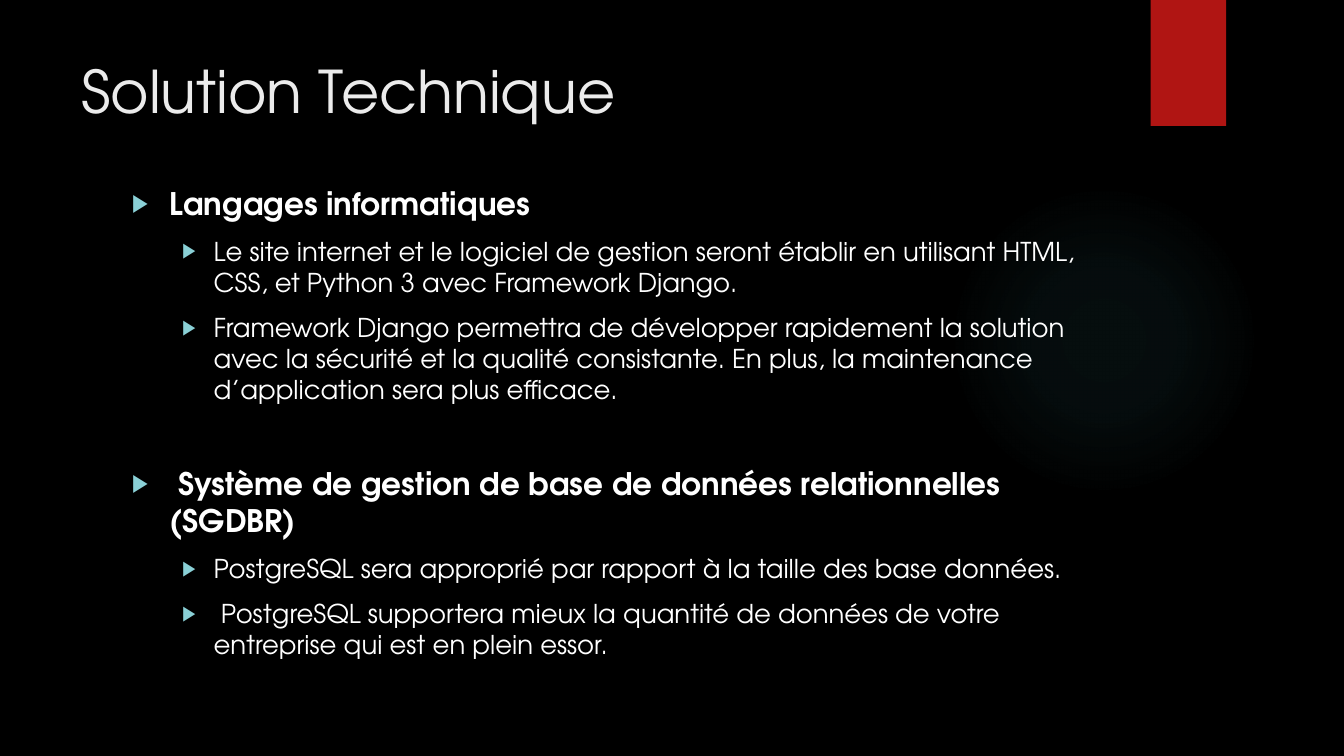
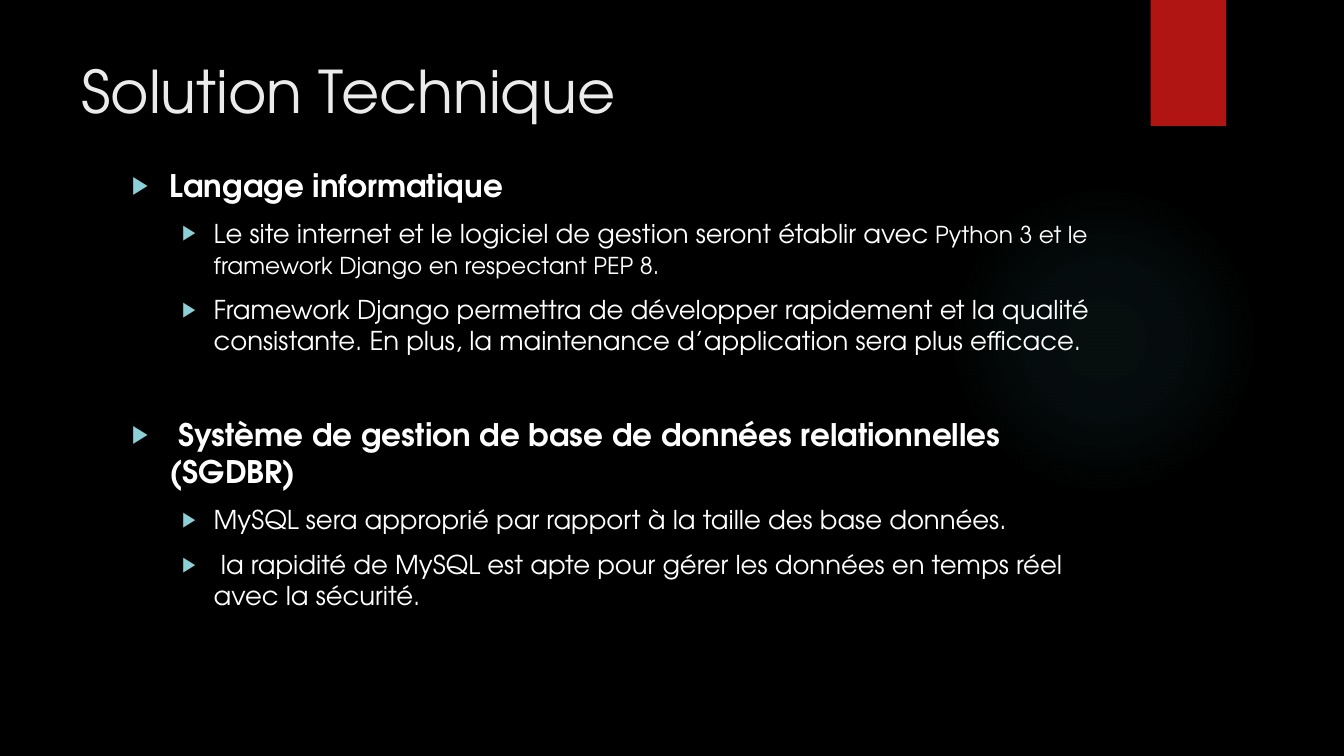
Before and after one commit to delattr/oc-pizza, a slide deck: slide 20 of OC PIZZA presentation.pptx (slide 17 before the commit). Drawn at 1344x756 pixels with LibreOffice and Linux fonts; fonts in the diff are those of the drawing; background and template pictures are left out. Boxes give left, top, right and bottom in pixels: in the first picture for what was removed or moved away, otherwise in the second. Text is boxed around its words. In the diff, an @@ line names an element or a change of style, - is before the commit and + after.

Commit message:
'modified'

```diff
--- a/OC PIZZA presentation.pptx
+++ b/OC PIZZA presentation.pptx
@@ text "Langage informatique": place and size @@
-text "Langage informatique" at (170, 191, 1075, 659)
+text "Langage informatique" at (170, 173, 1089, 606)
@@ text at (170, 173, 1089, 355): text changed @@
-▶ Langages informatiques
-  ▶ Le site internet et le logiciel de gestion seront établir en utilisant HTML, CSS, et Python 3 avec Framework Django.
-  ▶ Framework Django permettra de développer rapidement la solution avec la sécurité et la qualité consistante. En plus, la maintenance d’application sera plus efficace.
+▶ Langage informatique
+  ▶ Le site internet et le logiciel de gestion seront établir avec Python 3 et le framework Django en respectant PEP 8.
+  ▶ Framework Django permettra de développer rapidement et la qualité consistante. En plus, la maintenance d’application sera plus efficace.
@@ text at (214, 509, 1062, 606): text changed @@
-  ▶ PostgreSQL sera approprié par rapport à la taille des base données.
-  ▶ PostgreSQL supportera mieux la quantité de données de votre entreprise qui est en plein essor.
+  ▶ MySQL sera approprié par rapport à la taille des base données.
+  ▶ la rapidité de MySQL est apte pour gérer les données en temps réel avec la sécurité.
```
Also in this commit, not shown: 9 other slides changed, 3 slides added.
